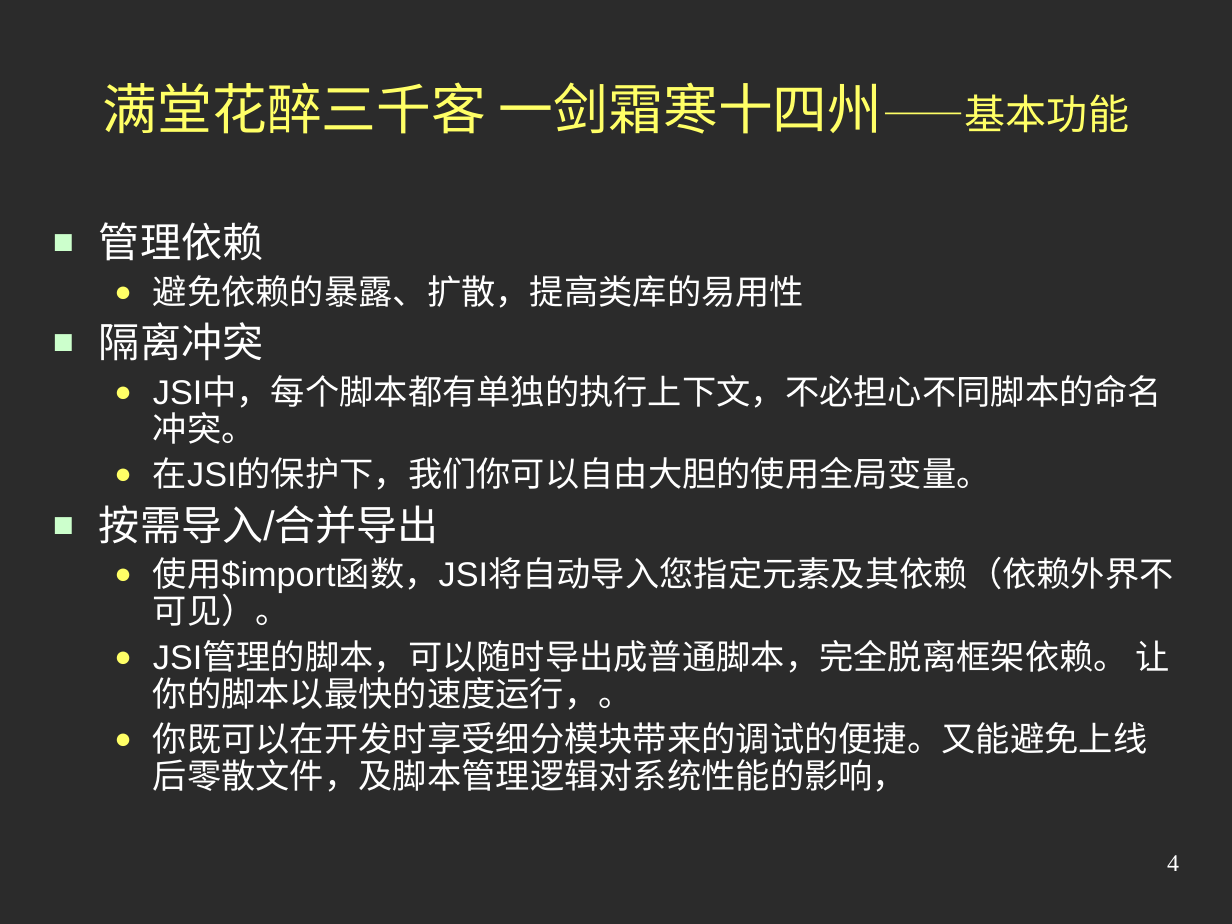
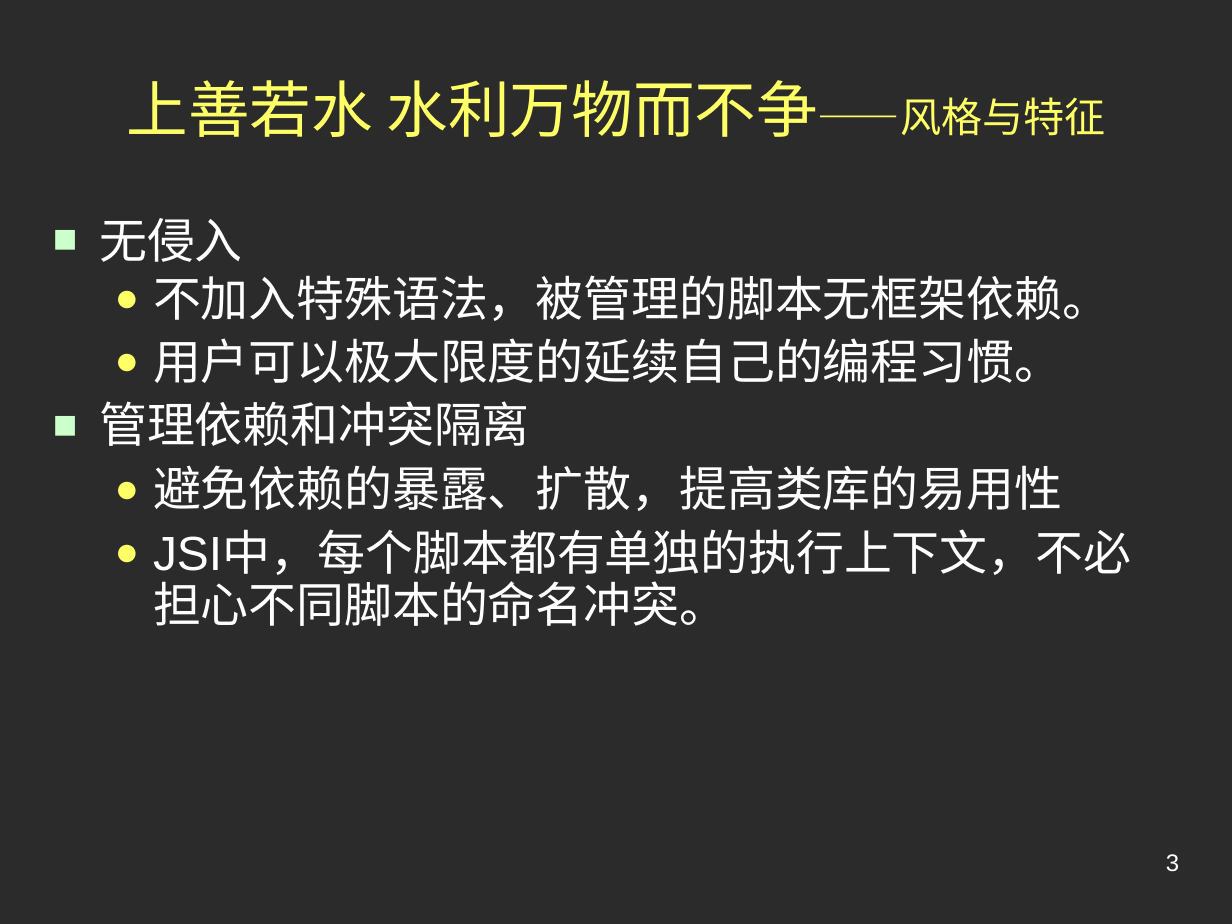
Before and after one commit to austgl/jsi, a slide deck: slide 3 of JSI2/web/doc/Preview2.ppt (slide 4 before the commit). Drawn at 1232x924 pixels with LibreOffice and Linux fonts; fonts in the diff are those of the drawing; background and template pictures are left out; a plain dark background stands for a picture behind light text. Boxes give left, top, right and bottom in pixels: in the first picture for what was removed or moved away, otherwise in the second. Text is boxed around its words. In the diff, an @@ line names an element or a change of style, - is before the commit and + after.

```diff
--- a/JSI2/web/doc/Preview2.ppt
+++ b/JSI2/web/doc/Preview2.ppt
@@ title at (x1=127, y1=80, x2=1106, y2=137): text changed; size 32 to 36 pt @@
-满堂花醉三千客 一剑霜寒十四州——基本功能
+上善若水 水利万物而不争——风格与特征
@@ text at (x1=99, y1=218, x2=1110, y2=446): text changed; size 24 to 28 pt @@
-■ 管理依赖
+■ 无侵入
+  ● 不加入特殊语法，被管理的脚本无框架依赖。
+  ● 用户可以极大限度的延续自己的编程习惯。
+■ 管理依赖和冲突隔离
@@ text at (x1=99, y1=322, x2=263, y2=361): paragraph removed @@
-■ 隔离冲突
@@ text at (x1=99, y1=457, x2=1174, y2=792): paragraphs removed @@
-  ● 在JSI的保护下，我们你可以自由大胆的使用全局变量。
-■ 按需导入/合并导出
-  ● 使用$import函数，JSI将自动导入您指定元素及其依赖（依赖外界不可见）。
-  ● JSI管理的脚本，可以随时导出成普通脚本，完全脱离框架依赖。 让你的脚本以最快的速度运行，。
-  ● 你既可以在开发时享受细分模块带来的调试的便捷。又能避免上线后零散文件，及脚本管理逻辑对系统性能的影响，
@@ text at (x1=153, y1=465, x2=1131, y2=626): size 20 to 28 pt in "避免依赖的暴露、扩散，提高类库的易用性", "JSI中，每个脚本都有单独的执行上下文，不必担心不同脚本的命名冲突。"; more space between paragraphs @@
@@ page number at (x1=1166, y1=854, x2=1179, y2=872): text changed; font Times New Roman to Arial @@
-4
+3
```
Also in this commit, not shown: 5 other slides changed, 2 slides removed.
